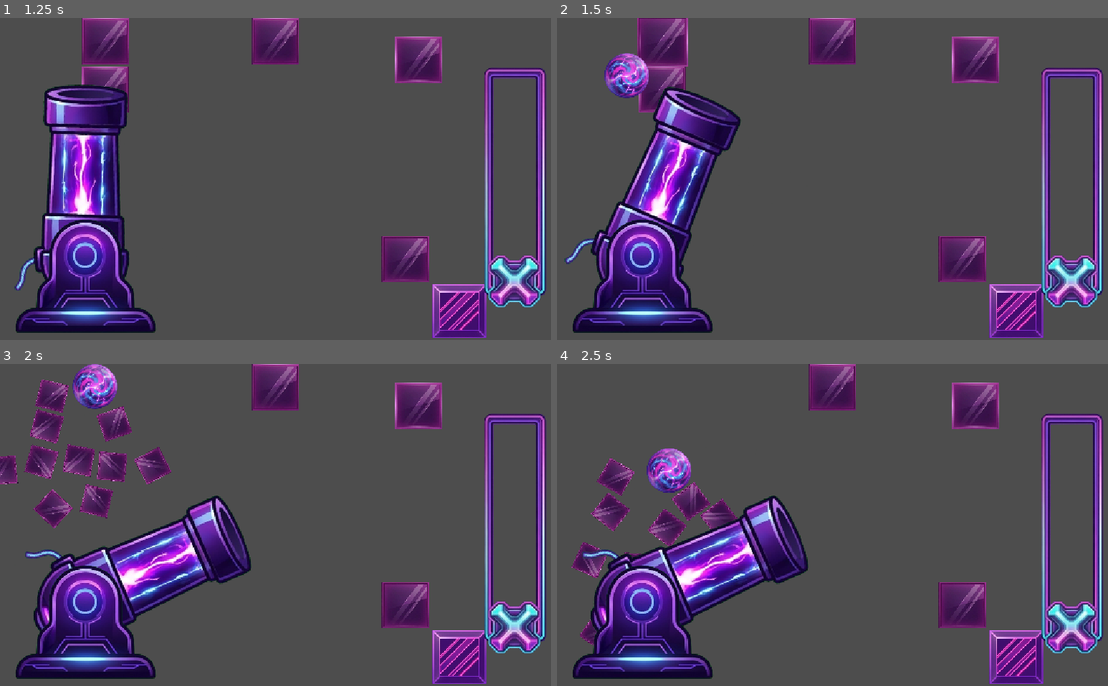
Above: before the commit, frames 1-4 (two rows, left to right).
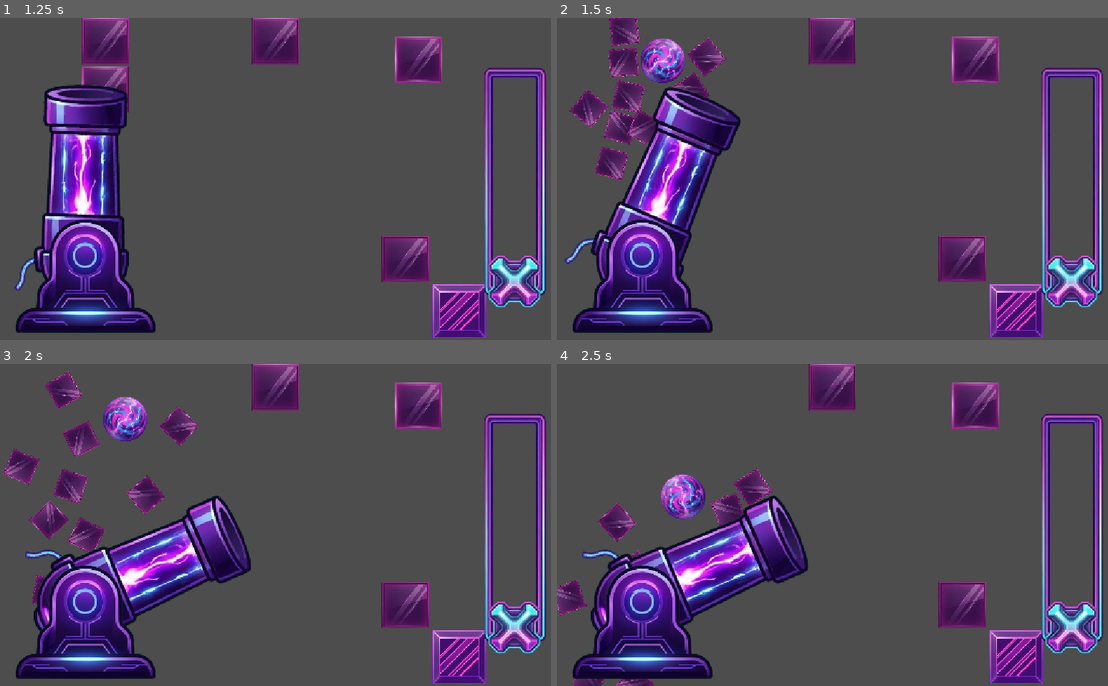
Above: after the commit, the same moments.

Repository: Zidan-09/Arc-Impact
Game: Godot game, scene res://components/cannon-controller/CannonController.tscn
Same seed, same stepped clock (60 frames per second), same inputs: the game is played once before the commit and once after it. This scene is started directly instead of the project's main scene.
Inputs (mouse positions are in pixels of both pictures, inside the frame that each line leads up to):
- Up to frame 1 (1.25 s): tap Enter at 0.5 s; drag from (402, 265) to (110, 220) at 0.52 s
- Up to frame 2 (1.5 s): tap Space at 1.25 s; drag from (727, 195) to (964, 259) at 1.27 s
- Up to frame 3 (2 s): no input
- Up to frame 4 (2.5 s): move the mouse to (898, 454) at 2.02 s; click (898, 454) at 2.17 s

Frame 1 is identical in both runs. In frame 2, 5.9% of the frame differs, in the area x 2-31%, y 0-51%; in frame 3, 8.2%, in the area x 0-37%, y 0-75%; in frame 4, 5.1%.

Commit message:
feat(shards): refactored glass obstacle to spread on hit

Diff:
--- a/components/obstacles/glass/glass_obstacle.gd
+++ b/components/obstacles/glass/glass_obstacle.gd
@@ -15,7 +15,6 @@
 const SHARD_SCENE_FALLBACK := preload("res://components/obstacles/glass/glass_shard.tscn")
 
 var is_broken: bool = false
-var impact_velocity: Vector2 = Vector2.ZERO
 
 @onready var sprite: Sprite2D = $Sprite
 @onready var hit_box: Area2D = $HitBox
@@ -35,31 +34,37 @@
 		hit(body, body.global_position)
 
 
-func on_hit_started(bullet: RigidBody2D) -> void:
-	if is_instance_valid(bullet):
-		impact_velocity = bullet.linear_velocity
-		bullet.linear_velocity *= velocity_retain
-	hit_box.set_deferred("monitoring", false)
+func hit(bullet: RigidBody2D, impact_position: Vector2 = Vector2.INF) -> void:
+	if is_broken or is_processing_hit:
+		return
+	if bullet is GlassShard:
+		return
+	if not is_instance_valid(bullet):
+		return
 
+	is_processing_hit = true
+	is_broken = true
 
-func on_hit_completed(bullet: RigidBody2D, impact_position: Vector2) -> void:
-	var shatter_velocity := impact_velocity
-	if is_instance_valid(bullet) and shatter_velocity == Vector2.ZERO:
-		shatter_velocity = bullet.linear_velocity
-	shatter(shatter_velocity, impact_position)
+	if impact_position == Vector2.INF:
+		impact_position = bullet.global_position
 
-
-func shatter(shatter_velocity: Vector2, impact_position: Vector2) -> void:
-	if is_broken:
-		return
-	is_broken = true
-	sprite.hide()
+	var shatter_velocity := bullet.linear_velocity
+	bullet.linear_velocity *= velocity_retain
 	hit_box.set_deferred("monitoring", false)
 
 	if shatter_velocity != Vector2.ZERO:
 		_spawn_shards(shatter_velocity, impact_position)
 
+	sprite.hide()
 	queue_free()
+
+
+func on_hit_started(_bullet: RigidBody2D) -> void:
+	pass
+
+
+func on_hit_completed(_bullet: RigidBody2D, _impact_position: Vector2) -> void:
+	pass
 
 
 func _spawn_shards(shatter_velocity: Vector2, impact_position: Vector2) -> void:
